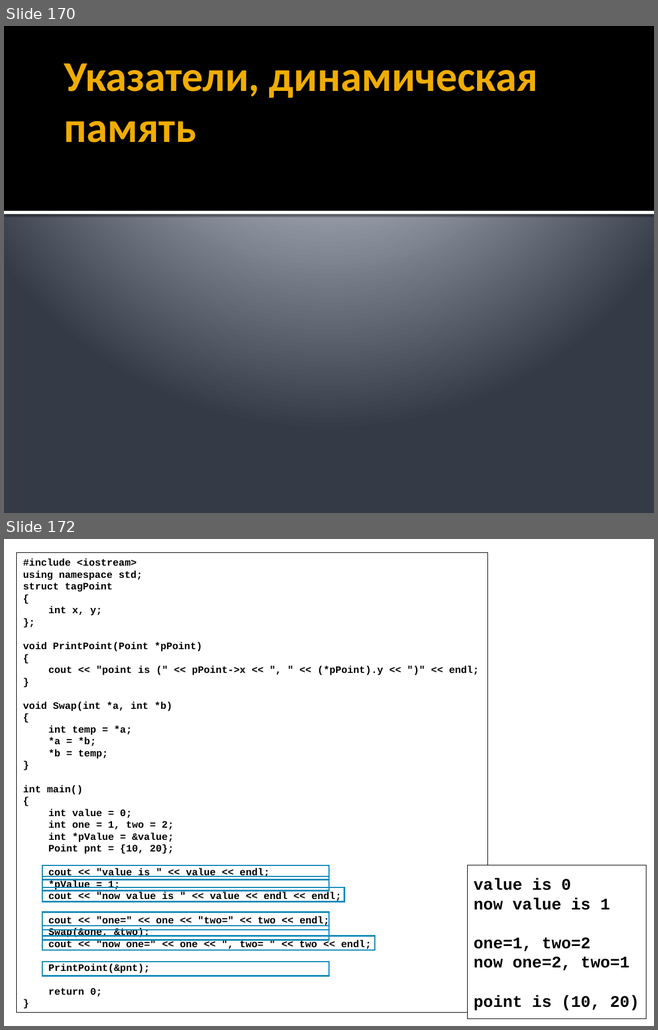
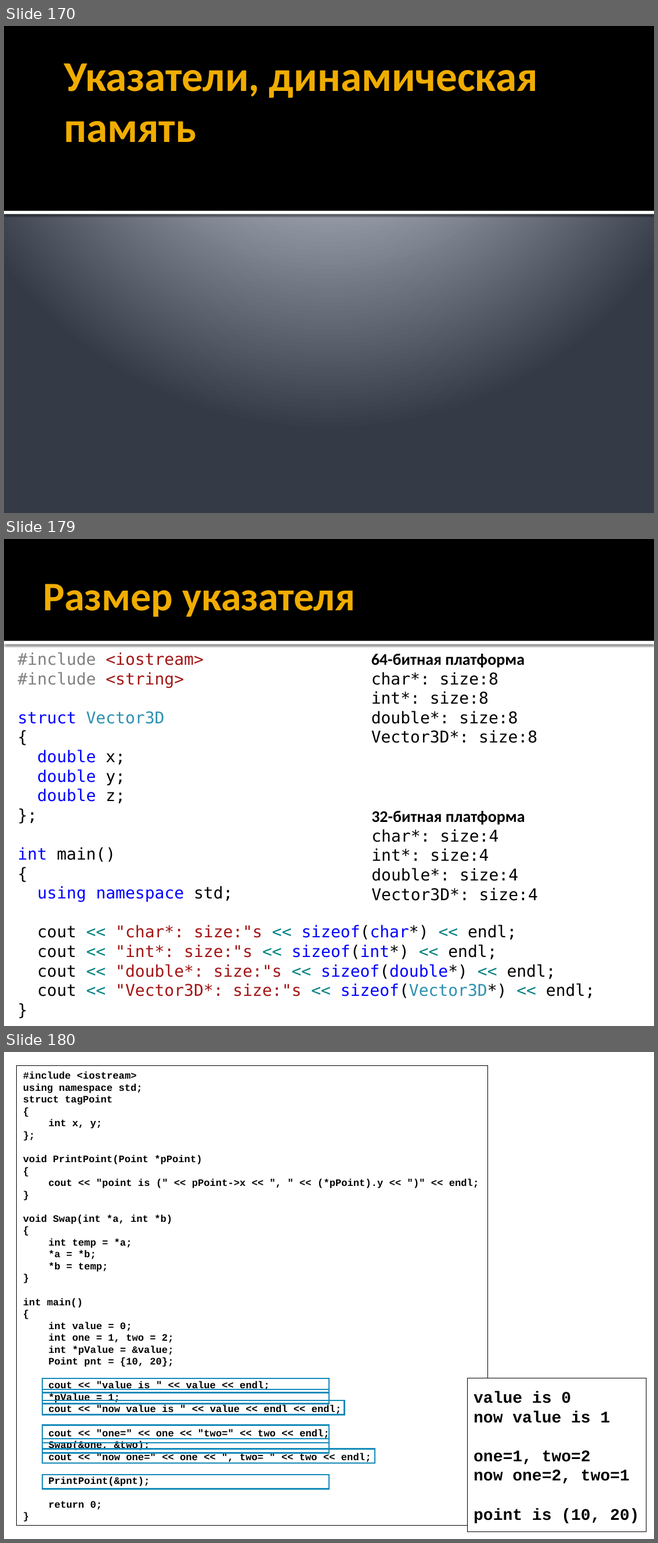
Before and after one commit to alexey-malov/oop, a slide deck: lectures/01/Синтаксис C++.pptx. Shown one above the other, each under a label of ours: slides 170 and 172 before the commit, slides 170, 179 and 180 after it; the slides between them are not shown. The pictures are 658x1030 and 658x1543 pixels, drawn with LibreOffice and Linux fonts; fonts in the diff are those of the drawing. Boxes give left, top, right and bottom in pixels: in the first picture for what was removed or moved away, otherwise in the second. Text is boxed around its words. In the diff, an @@ line names an element or a change of style, - is before the commit and + after.

```diff
--- a/lectures/01/Синтаксис C++.pptx
+++ b/lectures/01/Синтаксис C++.pptx
@@ slide 179 added at (4, 539, 654, 1026), background #FFFFFF @@
@@ rectangle added at (4, 539, 654, 641), fill #000000 @@
@@ title added at (43, 584, 355, 617), 45 pt, text #F0AD00, bold @@
+Размер указателя
@@ rectangle added at (4, 641, 654, 644), fill #FFFFFF @@
@@ text added at (18, 652, 594, 998), 18 pt, text #A31515 @@
+#include <iostream>
+#include <string>
+struct Vector3D
+{
+double x;
+double y;
+double z;
+};
+int main()
+{
+using namespace std;
+cout << "char*: size:"s << sizeof(char*) << endl;
+cout << "int*: size:"s << sizeof(int*) << endl;
+cout << "double*: size:"s << sizeof(double*) << endl;
+cout << "Vector3D*: size:"s << sizeof(Vector3D*) << endl;
+}
@@ text added at (371, 653, 537, 743), 18 pt, text #000000 @@
+64-битная платформа
+char*: size:8
+int*: size:8
+double*: size:8
+Vector3D*: size:8
@@ text added at (371, 810, 538, 901), 18 pt, text #000000 @@
+32-битная платформа
+char*: size:4
+int*: size:4
+double*: size:4
+Vector3D*: size:4
@@ what was slide 172 is now slide 180 @@
```
Also in this commit, not shown: 2 slides changed, 7 other slides added, 5 other files.
